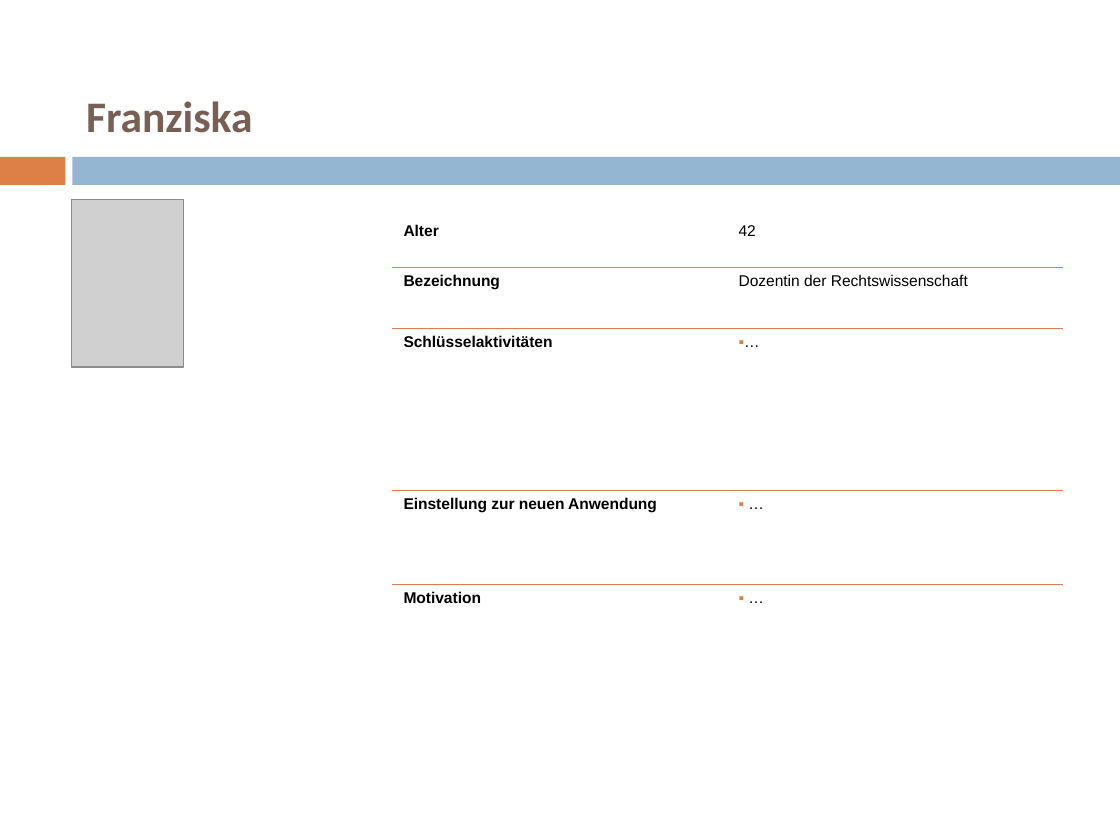
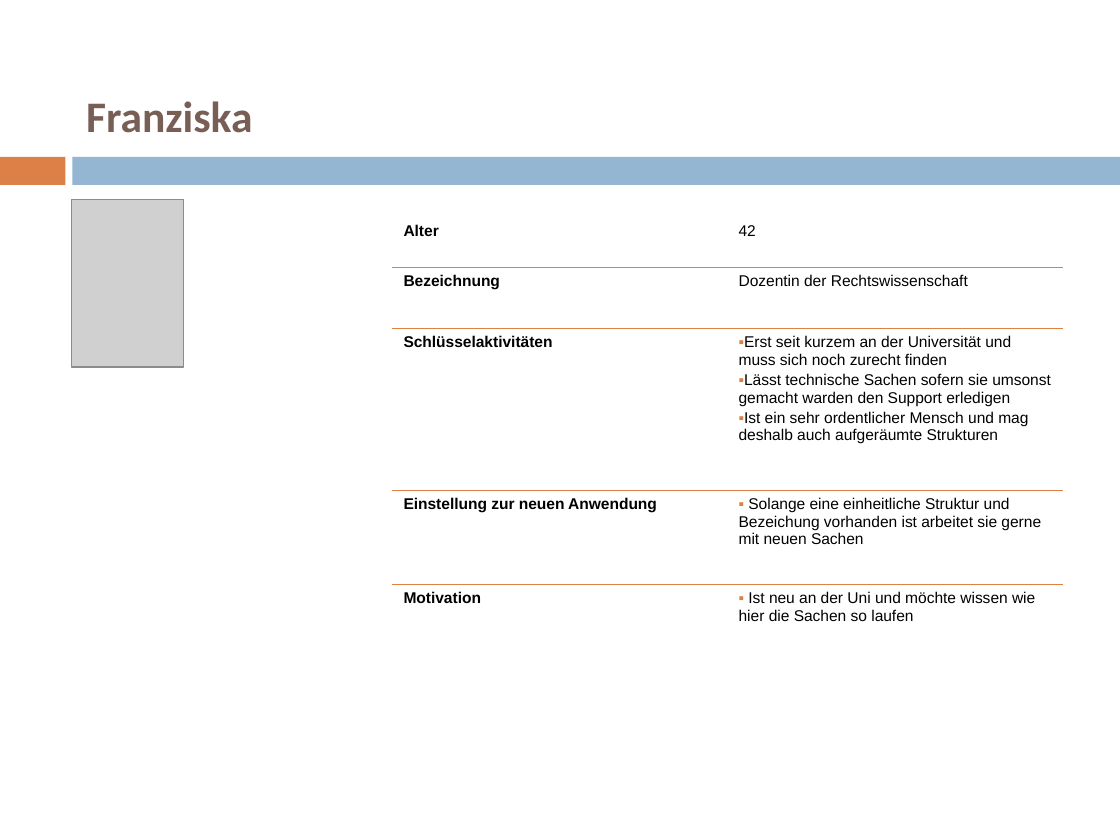
Before and after one commit to pinkdroyd/redesign-ur-rz, a slide deck: slide 15 of Personas und Szenarien/Personas_Redsign_RZ.pptx. Drawn at 1120x840 pixels with LibreOffice and Linux fonts; fonts in the diff are those of the drawing; grey boxes stand for pictures. Boxes give left, top, right and bottom in pixels: in the first picture for what was removed or moved away, otherwise in the second. Text is boxed around its words. In the diff, an @@ line names an element or a change of style, - is before the commit and + after.

```diff
--- a/Personas und Szenarien/Personas_Redsign_RZ.pptx
+++ b/Personas und Szenarien/Personas_Redsign_RZ.pptx
@@ table at <box>392,217,1062,700</box> @@
-row 3, column 2: …
+row 3, column 2: Erst seit kurzem an der Universität und muss sich noch zurecht finden / Lässt technische Sachen sofern sie umsonst gemacht warden den Support erledigen / Ist ein sehr ordentlicher Mensch und mag deshalb auch aufgeräumte Strukturen
-row 4, column 2: …
+row 4, column 2: Solange eine einheitliche Struktur und Bezeichung vorhanden ist arbeitet sie gerne mit neuen Sachen
-row 5, column 2: …
+row 5, column 2: Ist neu an der Uni und möchte wissen wie hier die Sachen so laufen
```
Also in this commit, not shown: 5 other slides changed, 1 other file.
